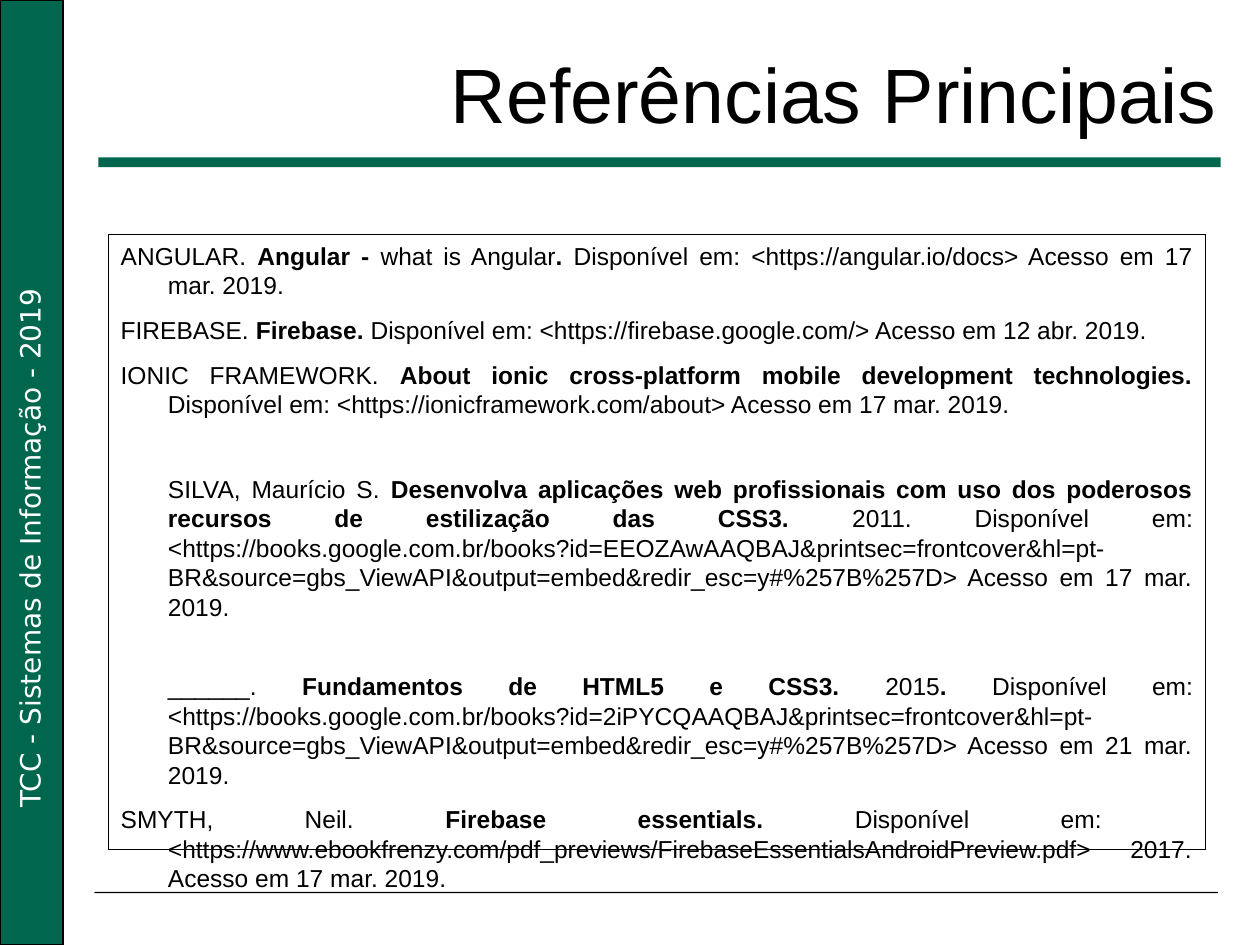
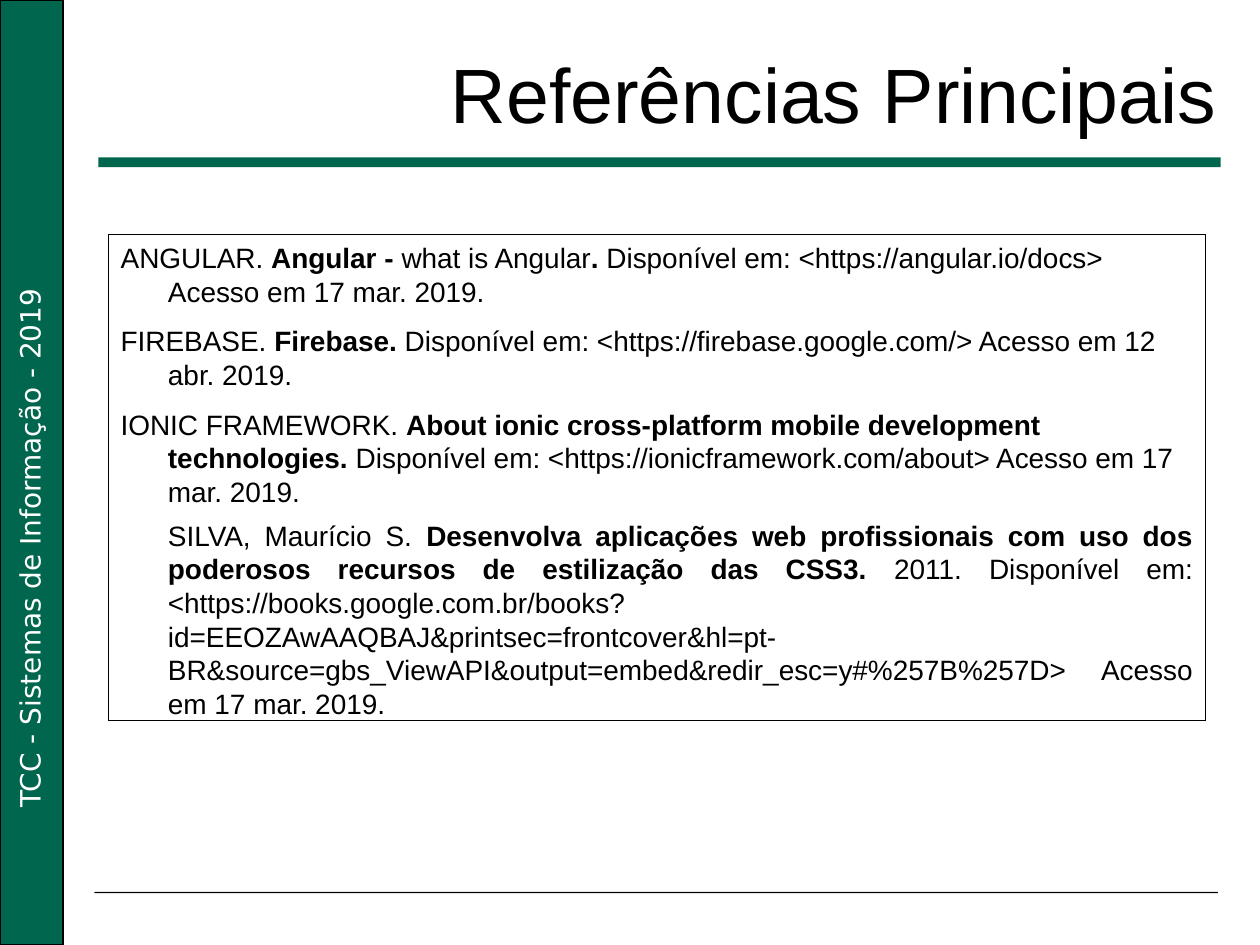
Before and after one commit to Dieg0F/tips_docs, a slide deck: slide 10 of Apresentação/Apresentação TCC.pptx. Drawn at 1260x945 pixels with LibreOffice and Linux fonts; fonts in the diff are those of the drawing; background and template pictures are left out. Boxes give left, top, right and bottom in pixels: in the first picture for what was removed or moved away, otherwise in the second. Text is boxed around its words. In the diff, an @@ line names an element or a change of style, - is before the commit and + after.

```diff
--- a/Apresentação/Apresentação TCC.pptx
+++ b/Apresentação/Apresentação TCC.pptx
@@ rectangle "ANGULAR. Angular - what is ...": place and size @@
-rectangle "ANGULAR. Angular - what is ..." at <box>108,234,1206,849</box>
+rectangle "ANGULAR. Angular - what is ..." at <box>108,234,1206,721</box>
@@ rectangle "ANGULAR. Angular - what is ..." at <box>108,234,1206,721</box>: size 14 to 16 pt; alignment justified to left @@
@@ text in rectangle at <box>121,677,1193,863</box>: paragraphs removed @@
-______. Fundamentos de HTML5 e CSS3. 2015. Disponível em: <https://books.google.com.br/books?id=2iPYCQAAQBAJ&printsec=frontcover&hl=pt-BR&source=gbs_ViewAPI&output=embed&redir_esc=y#%257B%257D> Acesso em 21 mar. 2019.
-SMYTH, Neil. Firebase essentials. Disponível em: <https://www.ebookfrenzy.com/pdf_previews/FirebaseEssentialsAndroidPreview.pdf> 2017. Acesso em 17 mar. 2019.
```
Also in this commit, not shown: 3 other slides changed, 2 slides added, 1 slide removed, 1 other file.
